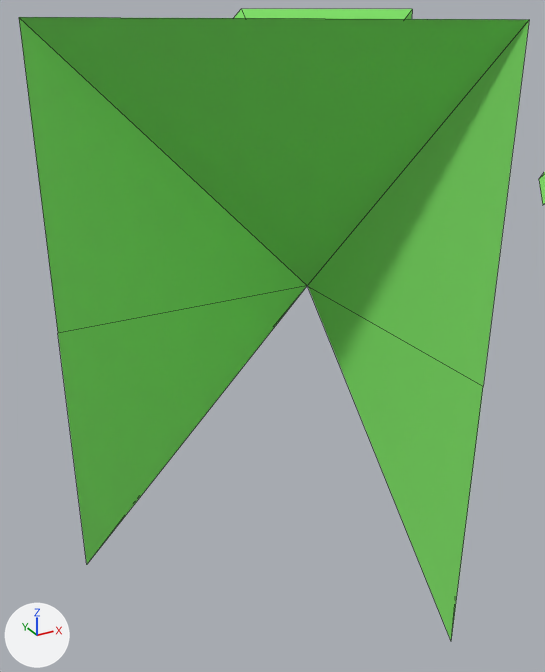
Before and after pictures for a commit that changed the Blender file datas/meshes/chunck-parts-lod-2.blend.
Both versions are drawn from a 50 mm camera at (-2.366, -1.43, 0.517) aimed at (-1.695, -0.211, -0.093). Lighting does not change. The marker at lower left points along +X, +Y and +Z. Mesh edges are drawn as thin lines.

Objects in the first picture: '10101000', '10110010'.
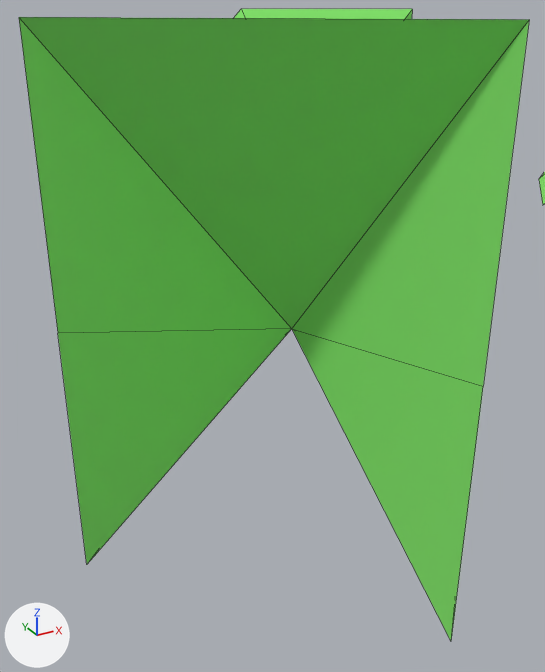
The change in detail:
me_10101000 has 18 vertices, 9 faces and spans x -0.5..0.5, y -0.5..0.5, z -0.5..0.5.
me_10101000 is used by ob_10101000; location (-1.614, -0.209, 0.0).
Part 1, on me_10101000:
Vertex 4 of me_10101000 moves from (0.0, 0.0, 0.0) at pixel (307, 285) to (-0.05, -0.025, -0.075) at pixel (291, 328).

Changed parts and their boxes [x1, y1, x2, y2] in the pictures (545 x 672 px):
'10101000', reshaped: before [19, 17, 529, 640]; after [19, 17, 529, 641]
